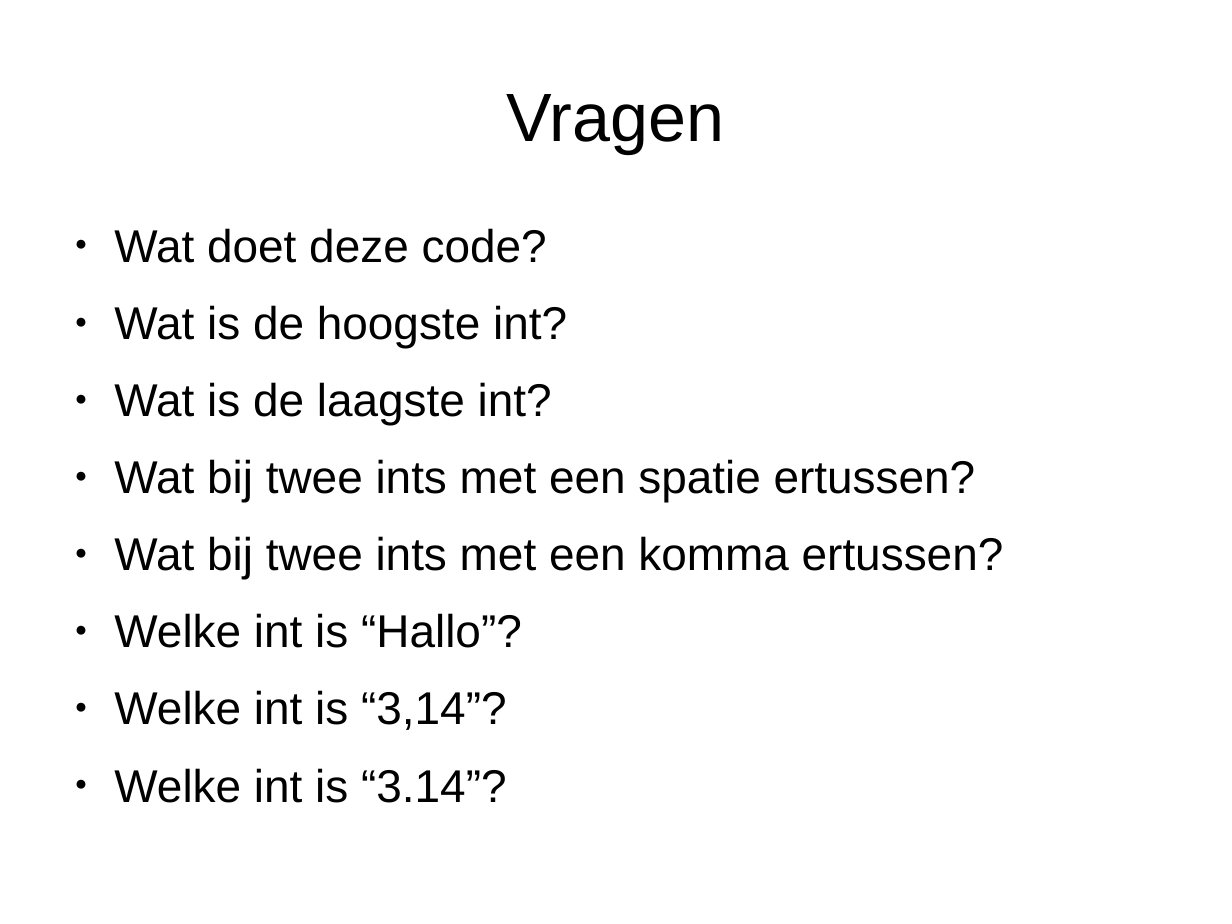
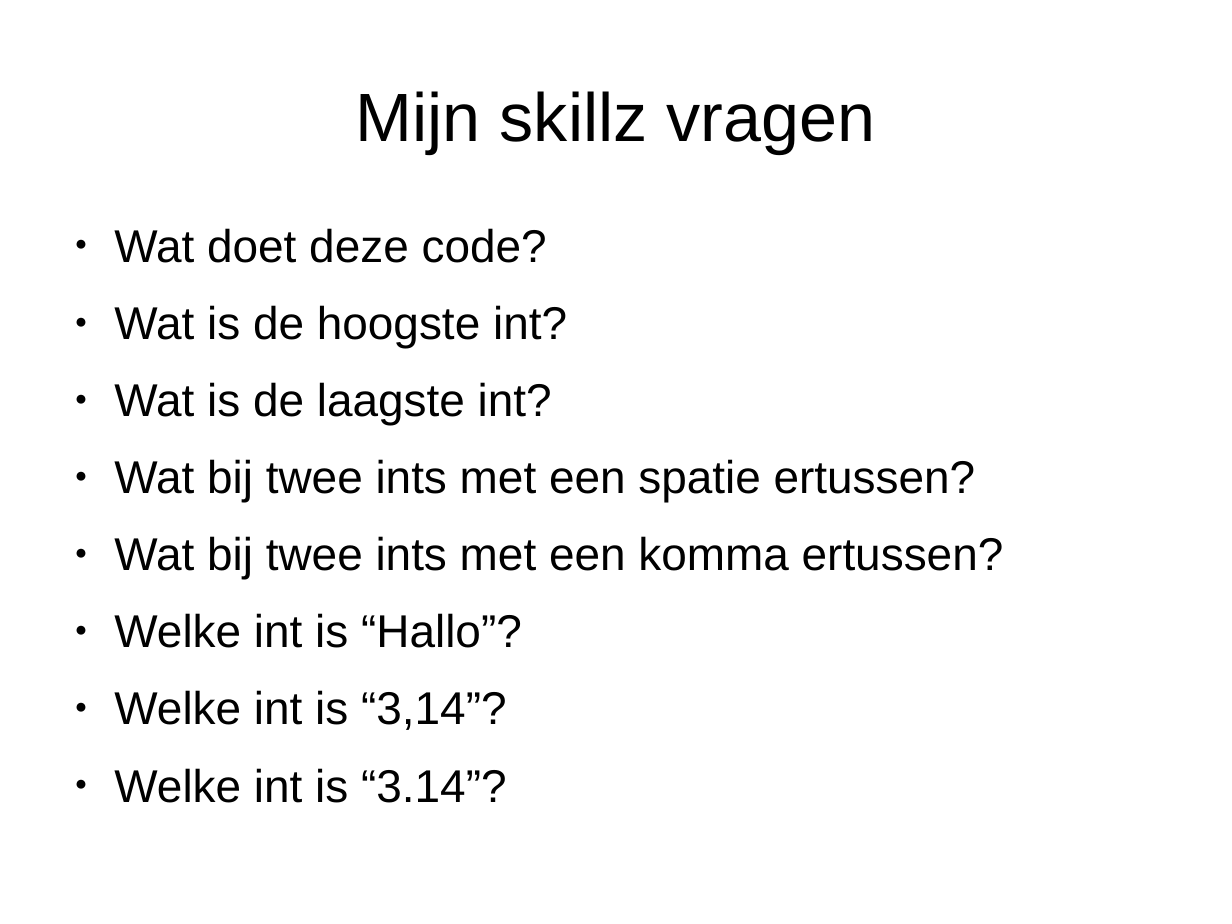
Before and after one commit to djog/arduino_cursus, a slide deck: slide 7 of Presentaties/Programmeren1.odp (slide 5 before the commit). Drawn at 1232x924 pixels with LibreOffice and Linux fonts; fonts in the diff are those of the drawing. Boxes give left, top, right and bottom in pixels: in the first picture for what was removed or moved away, otherwise in the second. Text is boxed around its words. In the diff, an @@ line names an element or a change of style, - is before the commit and + after.

```diff
--- a/Presentaties/Programmeren1.odp
+++ b/Presentaties/Programmeren1.odp
@@ title at [356,91,876,153]: text changed @@
-Vragen
+Mijn skillz vragen
```
Also in this commit, not shown: 1 other slide changed, 7 slides added, 1 slide removed, 6 other files.
